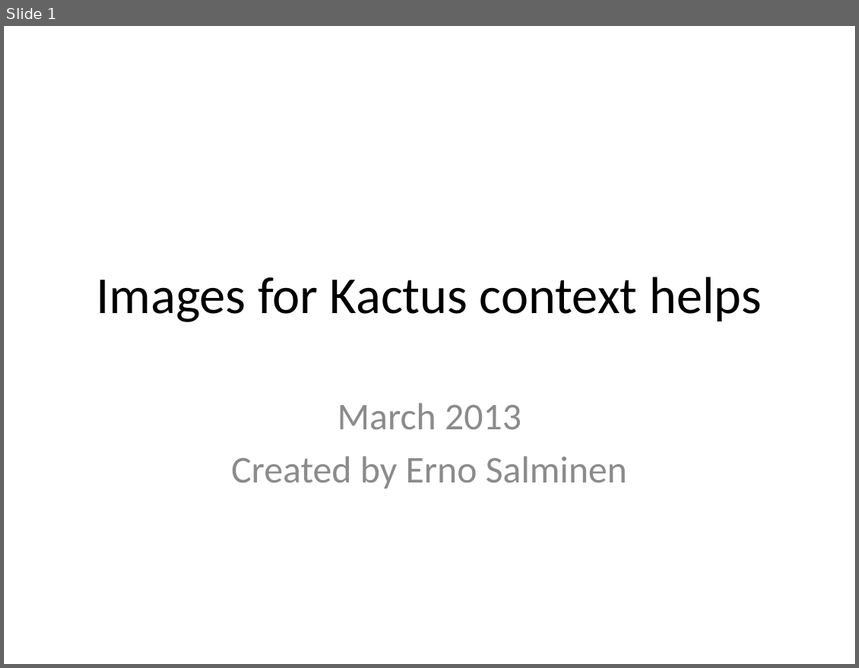
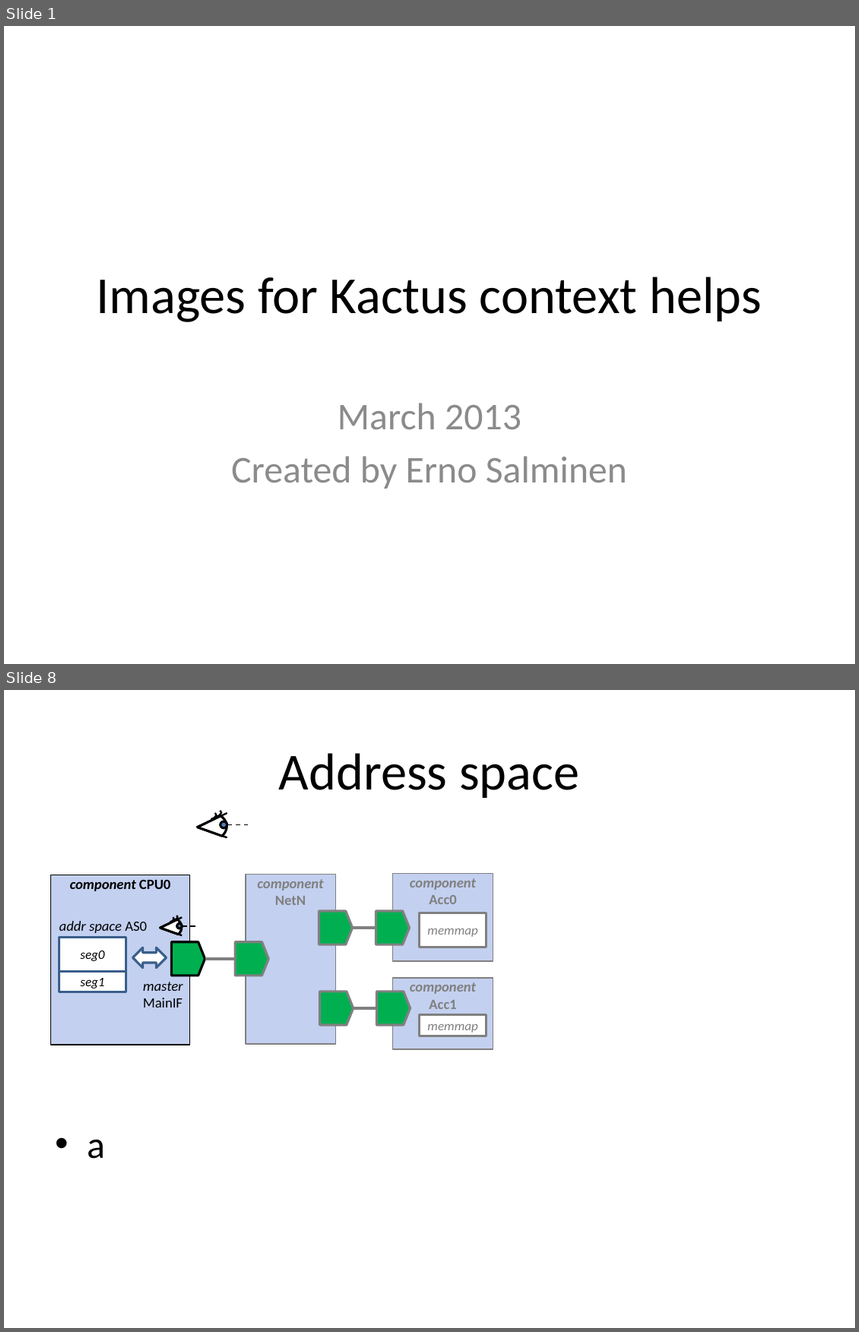
Before and after one commit to Martoni/kactus2, a slide deck: Help/images/img_sources.pptx. Shown one above the other, each under a label of ours: slide 1 before the commit, slides 1 and 8 after it; the slides between them are not shown. The pictures are 859x668 and 859x1332 pixels, drawn with LibreOffice and Linux fonts; fonts in the diff are those of the drawing. Boxes give left, top, right and bottom in pixels: in the first picture for what was removed or moved away, otherwise in the second. Text is boxed around its words. In the diff, an @@ line names an element or a change of style, - is before the commit and + after.

```diff
--- a/Help/images/img_sources.pptx
+++ b/Help/images/img_sources.pptx
@@ slide 8 added at <box>4,690,855,1328</box>, background #FFFFFF @@
@@ title added at <box>279,753,579,798</box>, 44 pt, text #000000 @@
+Address space
@@ group added at <box>167,809,247,847</box>: 3 lines, 2 freeform shapes, 1 pie slice (boxed as its full ellipse), 1 ellipse @@
@@ rectangle added at <box>51,875,189,1046</box>, fill #C3D0F0, outline #000000 1 pt, 12 pt, text #000000, bold, italic @@
+component CPU0
@@ rectangle added at <box>246,875,336,1045</box>, fill #C3D0F0, outline #808080 1 pt, 12 pt, text #808080, bold, italic @@
+component NetN
@@ rectangle added at <box>393,874,493,961</box>, fill #C3D0F0, outline #808080 1 pt, 12 pt, text #808080, bold, italic @@
+component Acc0
@@ flow chart offpage connector added at <box>319,911,352,945</box>, fill #00B050, outline #808080 2 pt @@
@@ flow chart offpage connector added at <box>376,911,409,945</box>, fill #00B050, outline #808080 2 pt @@
@@ rectangle added at <box>420,913,487,947</box>, fill #FFFFFF, outline #808080 2 pt, 11 pt, text #808080, italic @@
+memmap
@@ text added at <box>59,921,147,933</box>, 12 pt, text #000000, italic @@
+addr space AS0
@@ rectangle added at <box>59,937,126,971</box>, fill #FFFFFF, outline #3A5F8C 2 pt, 11 pt, text #000000, italic @@
+seg0
@@ group added at <box>138,913,197,942</box>: 3 lines, 2 freeform shapes, 1 pie slice (boxed as its full ellipse), 1 ellipse @@
@@ line added from (352, 929) to (376, 929), #808080 2.25 pt @@
@@ left right arrow added at <box>132,948,166,968</box>, fill #FFFFFF, outline #3A5F8C 2 pt @@
@@ flow chart offpage connector added at <box>172,942,205,975</box>, fill #00B050, outline #000000 2 pt @@
@@ line added from (205, 959) to (236, 959), #808080 2.25 pt @@
@@ flow chart offpage connector added at <box>236,942,268,975</box>, fill #00B050, outline #808080 2 pt @@
@@ rectangle added at <box>59,972,126,993</box>, fill #FFFFFF, outline #3A5F8C 2 pt, 11 pt, text #000000, italic @@
+seg1
@@ text added at <box>143,982,183,1008</box>, 12 pt, text #000000, italic @@
+master MainIF
@@ rectangle added at <box>393,979,493,1050</box>, fill #C3D0F0, outline #808080 1 pt, 12 pt, text #808080, bold, italic @@
+component Acc1
@@ flow chart offpage connector added at <box>320,991,353,1024</box>, fill #00B050, outline #808080 2 pt @@
@@ line added from (353, 1008) to (377, 1008), #808080 2.25 pt @@
@@ flow chart offpage connector added at <box>377,991,410,1024</box>, fill #00B050, outline #808080 2 pt @@
@@ rectangle added at <box>420,1015,487,1037</box>, fill #FFFFFF, outline #808080 2 pt, 11 pt, text #808080, italic @@
+memmap
@@ text added at <box>87,1139,105,1159</box>, 32 pt, text #000000 @@
+• a
```
Also in this commit, not shown: 2 slides changed, 4 other slides added, 1 slide removed, 24 other files.
